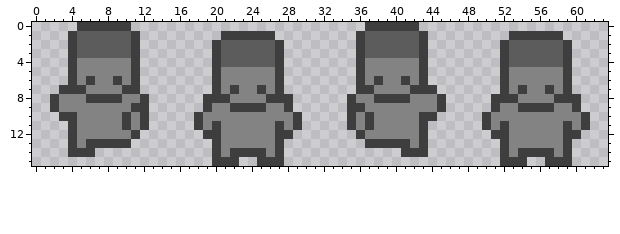
A pixel-art sprite gets an edit: build/textures/player_run_down.png. Above: the version before the commit.
The file is 64x16 pixels.
And afterwards:
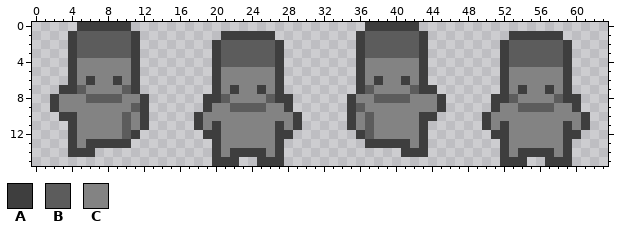
Palette (. is transparent): A #3e3e3e  B #5c5c5c  C #838383
Changes in this commit:
@@ x 0..63 @@
  6 ....ACACCACA........ACCCCCCA........ACACCACA........ACCCCCCA....
- 7 ...AAACCCCAA........ACACCACA........AACCCCAAA.......ACACCACA....
- 8 ..ACCCAAAACCA......AAACCCCAAA......ACCAAAACCCA.....AAACCCCAAA...
- 9 ..ACCCCCCCCAA......ACCAAAACCA......AACCCCCCCCA.....ACCAAAACCA...
-10 ...AACCCCCACA.....ACCCCCCCCCCA.....ACACCCCCAA.....ACCCCCCCCCCA..
-11 ....ACCCCCACA.....ACACCCCCCACA.....ACACCCCCA......ACACCCCCCACA..
-12 ....ACCCCCCA.......AACCCCCCAA.......ACCCCCCA.......AACCCCCCAA...
+ 7 ...AABCCCCBA........ACACCACA........ABCCCCBAA.......ACACCACA....
+ 8 ..ACCCBBBBCCA......AABCCCCBAA......ACCBBBBCCCA.....AABCCCCBAA...
+ 9 ..ACCCCCCCCBA......ACCBBBBCCA......ABCCCCCCCCA.....ACCBBBBCCA...
+10 ...AACCCCCBCA.....ACCCCCCCCCCA.....ACBCCCCCAA.....ACCCCCCCCCCA..
+11 ....ACCCCCBCA.....ACACCCCCCACA.....ACBCCCCCA......ACACCCCCCACA..
+12 ....ACCCCCBA.......AACCCCCCAA.......ABCCCCCA.......AACCCCCCAA...
 13 ....ACAAAAA.........ACCCCCCA.........AAAAACA........ACCCCCCA....
Pixel boxes of the changes (left, top, right, bottom) in both pictures:
changed: (77, 85, 140, 139)
changed: (356, 85, 419, 139)
changed: (221, 94, 275, 112)
changed: (509, 94, 563, 112)
